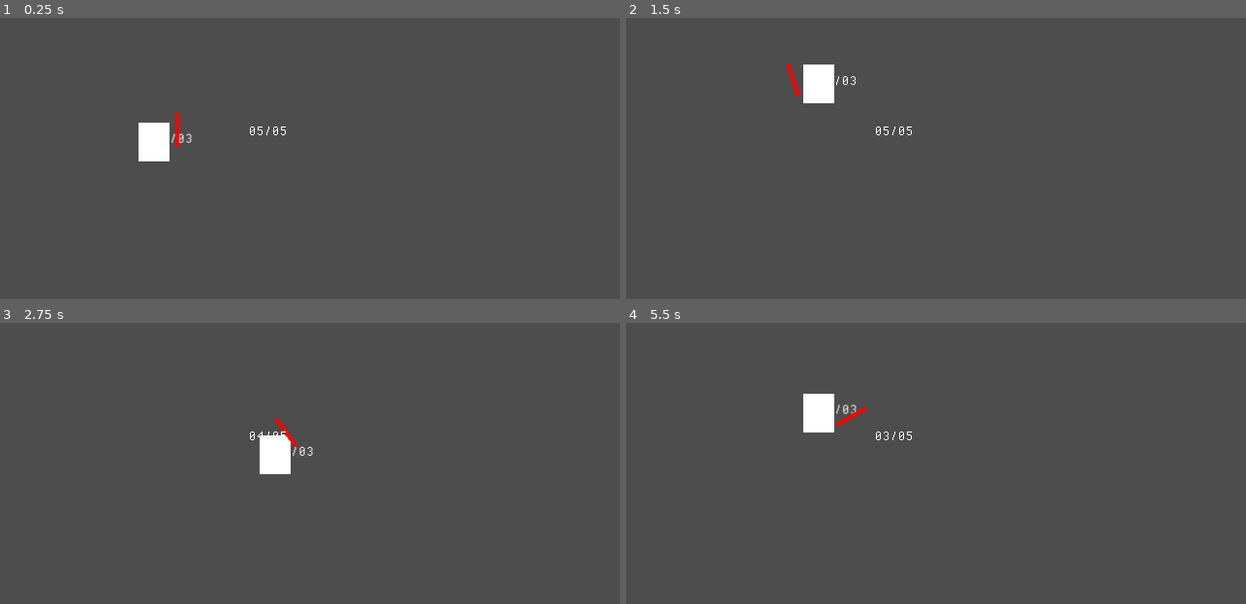
Above: before the commit, frames 1-4 (two rows, left to right).
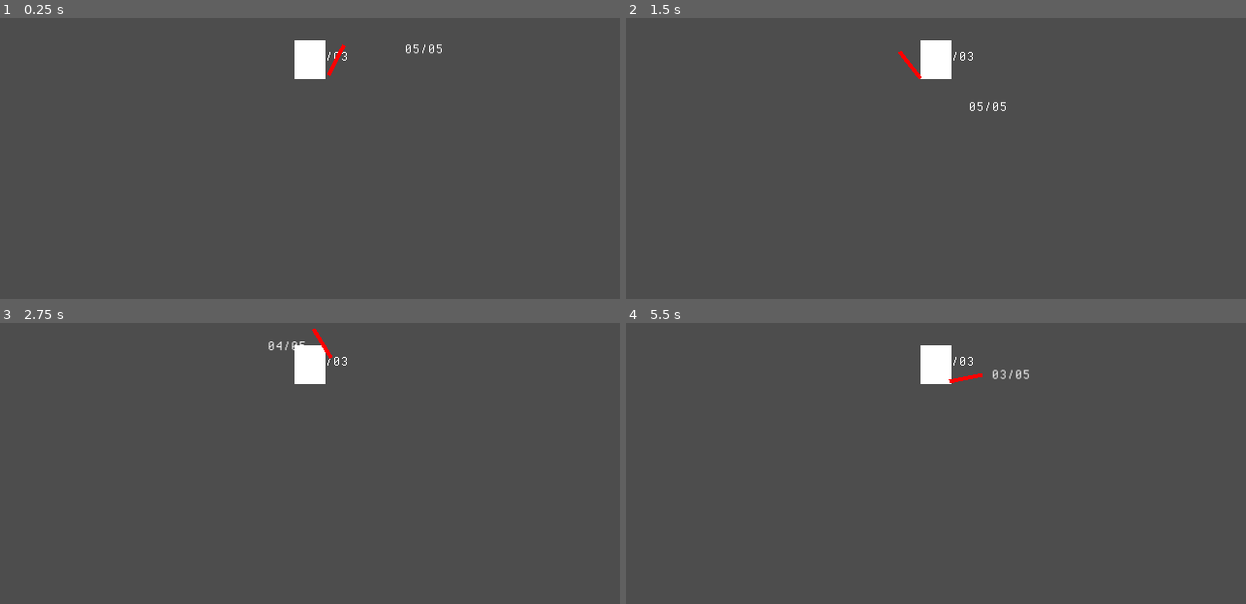
Above: after the commit, the same moments.

Repository: jeffinitup/clang-game
Game: Godot game, scene res://scene/test_level.tscn
Two runs of this game, one before a commit and one after it. Both use one fixed random seed, a clock stepped at 60 frames per second and the inputs below.
Inputs (mouse positions are in pixels of both pictures, inside the frame that each line leads up to):
- Up to frame 1 (0.25 s): no input
- Up to frame 2 (1.5 s): move the mouse to (1072, 54) at 0.52 s; press the mouse at (1072, 54) at 0.53 s; hold D (right) from 0.53 s (still down); tap Space (jump) at 0.77 s; move the mouse to (812, 102) at 1.27 s; release the mouse at (812, 102) at 1.28 s; right-click (812, 102) at 1.35 s
- Up to frame 3 (2.75 s): tap Space (jump) at 1.52 s; move the mouse to (outside the picture) at 2.02 s; release D (right) at 2.03 s; press the mouse at (outside the picture) at 2.03 s; hold A (left) from 2.03 s (still down)
- Up to frame 4 (5.5 s): move the mouse to (905, 477) at 2.77 s; release A (left) at 2.78 s; release the mouse at (905, 477) at 2.78 s; hold D (right) 2.78-4.28 s; right-click (905, 477) at 2.85 s; tap Space (jump) at 3.02, 3.77, 4.52 s; move the mouse to (1122, 455) at 3.52 s; press the mouse at (1122, 455) at 3.53 s; move the mouse to (outside the picture) at 4.27 s; release the mouse at (outside the picture) at 4.28 s; hold A (left) 4.28-5.03 s; right-click (outside the picture) at 4.35 s; move the mouse to (967, 384) at 5.02 s; press the mouse at (967, 384) at 5.03 s; hold D (right) from 5.03 s (still down)

The runs differ from the first frame. In frame 1, 1.7% of the frame differs, in the area x 22-72%, y 7-52%; in frame 2, 1.7%; in frame 3, 1.7%; in frame 4, 1.8%, in the area x 28-65%, y 7-42%.

Commit message:
the new cooler velocity

Diff:
--- a/clang/prefab/player.tscn
+++ b/clang/prefab/player.tscn
@@ -26,6 +26,7 @@
 	player.velocity.x += \\
 		player.deacceleration * (-1 if player.velocity.x > 0 else 1)
 
+	player.update_movement(delta)
 	player.update_physics(delta)
 
 	if !is_zero_approx(player.controller.movement_vector.x):
@@ -46,14 +47,7 @@
 	pass
 
 func _state_physics_process(delta : float) -> void:
-	if !is_zero_approx(player.controller.movement_vector.x) &&\\
-		abs(player.velocity.x) < player.move_speed:
-		player.velocity.x += \\
-		player.acceleration * player.controller.movement_vector.x
-	else:
-		player.velocity.x += \\
-		player.deacceleration * (-1 if player.velocity.x > 0 else 1)
-
+	player.update_movement(delta)
 	player.update_physics(delta)
 
 	if is_zero_approx(player.move_speed):
@@ -76,14 +70,7 @@
 		player.jumping = true
 
 func _state_physics_process(delta : float) -> void:
-	if !is_zero_approx(player.controller.movement_vector.x) &&\\
-		abs(player.velocity.x) < player.move_speed:
-		player.velocity.x += \\
-		(player.acceleration / 2) * player.controller.movement_vector.x
-	elif abs(player.velocity.x) > player.move_speed:
-		player.velocity.x += \\
-		player.deacceleration * (-1 if player.velocity.x > 0 else 1)
-
+	player.update_air_movement(delta, 0.7)
 	player.update_physics(delta)
 
 	if player.velocity.y <= 0 && player.jumping:
@@ -100,8 +87,8 @@
 
 [node name="player" type="CharacterBody2D"]
 script = ExtResource("1_q3oqn")
-acceleration = 2.0
-deacceleration = 3.0
+acceleration = 2.5
+deacceleration = 4.0
 move_speed = 96.0
 jump_height = 148.0
 jump_time_to_peak = 1.25
@@ -146,3 +133,5 @@
 
 [node name="airborne" type="Node" parent="state_machine"]
 script = SubResource("GDScript_48wc7")
+
+[node name="Camera2D" type="Camera2D" parent="."]
--- a/clang/prefab/player_weapon.tscn
+++ b/clang/prefab/player_weapon.tscn
@@ -242,7 +242,7 @@
 
 [node name="surface" type="RayCast2D" parent="."]
 position = Vector2(13, 0)
-target_position = Vector2(46, 0)
+target_position = Vector2(37, 0)
 
 [node name="anim_helper" type="Node" parent="." node_paths=PackedStringArray("anim_tree")]
 unique_name_in_owner = true
--- a/clang/scene/test_level.tscn
+++ b/clang/scene/test_level.tscn
@@ -10,6 +10,7 @@
 
 [node name="player" parent="." instance=ExtResource("1_323tv")]
 position = Vector2(159, 311)
+acceleration = 3.0
 
 [node name="level" type="StaticBody2D" parent="."]
 
@@ -23,5 +24,5 @@
 invincibility_time = 2.0
 metadata/_edit_group_ = true
 
-[node name="CollisionShape2D" type="CollisionShape2D" parent="test"]
+[node name="col" type="CollisionShape2D" parent="test"]
 shape = SubResource("RectangleShape2D_keqd1")
--- a/clang/scripts/player.gd
+++ b/clang/scripts/player.gd
@@ -2,6 +2,9 @@
 class_name Player extends Entity
 
 ### Player specific functions
+
+const DELIMITER : float = 2.0
+const SPEED_CAP : float = 160.0
 
 @onready var controller := get_node("%controller") as Controller
 @onready var player_weapon := get_node("player_weapon") as PlayerWeapon
@@ -10,3 +13,28 @@
 func _ready() -> void:
 	#super._ready()
 	player_weapon.dbox.blacklist.append(hbox)
+
+func update_physics(delta : float) -> void:
+	super.update_physics(delta)
+	velocity.limit_length(SPEED_CAP)
+
+func update_movement(delta : float, drag : float = 1.0) -> void:
+	var accel := acceleration * drag
+	var decel := deacceleration * drag
+	accel_movement(accel)
+	decel_movement(decel)
+
+func update_air_movement(delta : float, drag : float = 1.0) -> void:
+	var accel := acceleration * drag
+	accel_movement(accel)
+
+func accel_movement(accel : float) -> void:
+	if !is_zero_approx(controller.movement_vector.x) &&\
+		(abs(velocity.x) < move_speed || sign(controller.movement_vector.x) != sign(velocity.x)):
+		velocity.x += accel * controller.movement_vector.x
+
+func decel_movement(decel : float) -> void:
+	if is_zero_approx(controller.movement_vector.x) &&\
+		abs(velocity.x) > 0:
+		velocity.x += decel * (-1 if velocity.x > 0 else 1)
+		if abs(velocity.x) < DELIMITER: velocity.x = 0.0
--- a/clang/scripts/player_weapon.gd
+++ b/clang/scripts/player_weapon.gd
@@ -2,7 +2,7 @@
 class_name PlayerWeapon extends Node2D
 
 ## Force to knock player back with
-const FORCE : float = 200.0
+const FORCE : float = 250.0
 
 @onready var player := owner as Player
 @onready var dbox := get_node("dbox") as Damagebox
